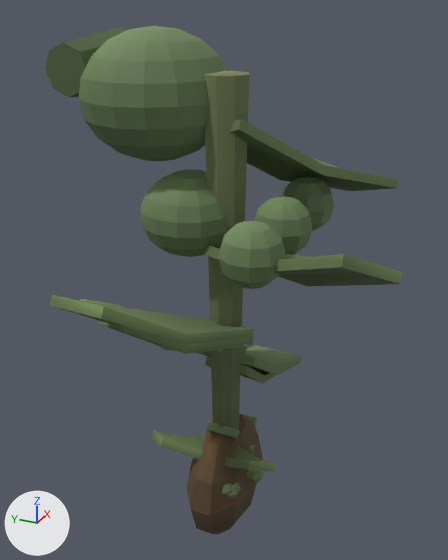
The glTF model assets/models/crop_pea_shooter.glb as it was, and as the next commit left it.
Before and after are seen from a camera (50 mm lens) standing at (-1.095, -0.487, 1.129) and looking at (0.033, 0.02, 0.565). The axes (+X, +Y, +Z) are drawn at lower left. The lights are the same throughout. The older version comes first. Where no turn or scale is listed for an object, it has been applied to the vertices. Vertices at exactly the same position are counted once.

Script lines for the objects in view, before the commit:
```python
ob_head = bpy.data.objects.new('head', me_sphere_005)
ob_head.location = (0.02, 0.16, 0.95)
ob_head2 = bpy.data.objects.new('head2', me_sphere_009)
ob_head2.location = (0.0, 0.08, 0.72)
ob_leaf2_002 = bpy.data.objects.new('leaf2.002', me_cube_010)
ob_leaf2_002.location = (-0.111, 0.067, 0.5)
ob_pod = bpy.data.objects.new('pod', me_sphere_006)
ob_pod.location = (-0.16, -0.12, 0.72)
ob_pod_001 = bpy.data.objects.new('pod.001', me_sphere_007)
ob_pod_001.location = (0.0, -0.12, 0.72)
ob_pod_002 = bpy.data.objects.new('pod.002', me_sphere_008)
ob_pod_002.location = (0.16, -0.12, 0.72)
ob_seed_001 = bpy.data.objects.new('seed.001', me_sphere_002)
ob_seed_001.location = (-0.078, -0.046, 0.094)
ob_seed_002 = bpy.data.objects.new('seed.002', me_sphere_003)
ob_seed_002.location = (-0.086, -0.035, 0.104)
ob_seed_003 = bpy.data.objects.new('seed.003', me_sphere_004)
ob_seed_003.location = (-0.014, -0.081, 0.102)
# also in view: 'sprout_leaf.002' at (-0.032, -0.045, 0.17); 'stalk' at (0.0, 0.0, 0.5); 'leaf' at (0.18, 0.0, 0.3); 'leaf.003' at (-0.088, -0.157, 0.69); 'leaf.004' at (0.14, -0.114, 0.82)
```
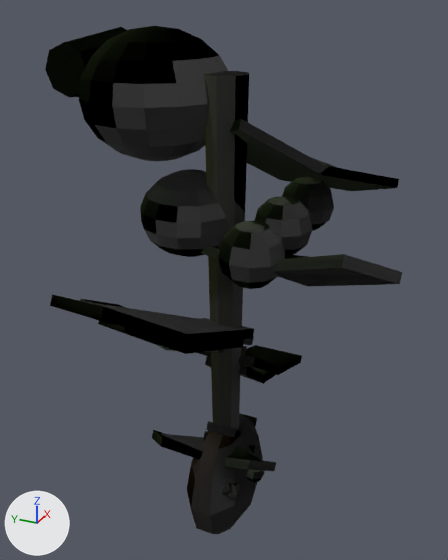
Changed parts and their boxes [x1, y1, x2, y2] in the pictures (448 x 560 px):
'head', surface changed (green to black)
    both: [79, 26, 228, 161]
'stalk', surface changed (green to black)
    both: [204, 71, 249, 435]
'head2', surface changed (green to black)
    both: [140, 169, 226, 257]
'seed_mound', surface changed (darker)
    both: [187, 414, 263, 534]
'leaf.004', surface changed (darker)
    both: [229, 119, 399, 191]
'leaf.002', surface changed (green to black)
    both: [50, 294, 254, 344]
'pod', surface changed (green to black)
    both: [218, 221, 285, 289]
'leaf.003', surface changed (green to black)
    both: [200, 245, 402, 287]
'barrel', surface changed (green to black)
    both: [45, 27, 127, 97]
'pod.001', surface changed (green to black)
    both: [254, 196, 312, 255]
'pod.002', surface changed (green to black)
    both: [282, 177, 334, 231]
'leaf', surface changed (green to black)
    both: [198, 345, 302, 375]
'leaf2.002', surface changed (green to black)
    both: [98, 321, 244, 354]
'sprout_leaf.001', surface changed (green to black)
    both: [152, 430, 255, 460]
'sprout_leaf.002', surface changed (green to black)
    both: [204, 431, 276, 471]
'leaf2', surface changed (green to black)
    both: [205, 356, 275, 384]
'sprout_leaf', surface changed (green to black)
    both: [206, 413, 257, 438]
'seed.003', surface changed (green to black)
    both: [246, 470, 265, 482]
'leaf.001', surface changed
    both: [80, 299, 254, 345]
'seed.001', surface changed
    both: [227, 482, 241, 498]
'leaf2.001', surface changed
    both: [158, 345, 247, 355]
'seed.002', surface changed
    both: [222, 483, 232, 494]

The change, as a list of edits to the scene's bpy script:
```text
Add img_nm_crop_leaf_dark:
    img_nm_crop_leaf_dark = load_image('NM_crop_leaf_dark', '_unpacked/NM_crop_leaf_dark', 512, 512, 'Non-Color')
Add img_nm_crop_stem:
    img_nm_crop_stem = load_image('NM_crop_stem', '_unpacked/NM_crop_stem', 512, 512, 'Non-Color')
Add img_nm_crop_leaf:
    img_nm_crop_leaf = load_image('NM_crop_leaf', '_unpacked/NM_crop_leaf', 512, 512, 'Non-Color')
Add img_nm_crop_disc:
    img_nm_crop_disc = load_image('NM_crop_disc', '_unpacked/NM_crop_disc', 512, 512, 'Non-Color')
Add img_nm_crop_green:
    img_nm_crop_green = load_image('NM_crop_green', '_unpacked/NM_crop_green', 512, 512, 'Non-Color')
Change mat_crop_green:
    add n4 = _N.new('ShaderNodeNormalMap'); n4.name = 'Normal Map'
    add n4.uv_map = 'UVMap'
    add n5 = _N.new('ShaderNodeTexImage'); n5.name = 'Image Texture'
    add n5.image = img_nm_crop_green
    where n0 = _N.new('ShaderNodeBsdfPrincipled'); n0.name = 'Principled BSDF'
    add _L.new(n4.outputs[0], n0.inputs[5])  # 'Normal' to 'Normal'
    add _L.new(n5.outputs[0], n4.inputs[1])  # 'Color' to 'Color'
Change mat_crop_disc:
    add n4 = _N.new('ShaderNodeNormalMap'); n4.name = 'Normal Map'
    add n4.uv_map = 'UVMap'
    add n5 = _N.new('ShaderNodeTexImage'); n5.name = 'Image Texture'
    add n5.image = img_nm_crop_disc
    where n0 = _N.new('ShaderNodeBsdfPrincipled'); n0.name = 'Principled BSDF'
    add _L.new(n4.outputs[0], n0.inputs[5])  # 'Normal' to 'Normal'
    add _L.new(n5.outputs[0], n4.inputs[1])  # 'Color' to 'Color'
Change mat_crop_leaf:
    add n4 = _N.new('ShaderNodeNormalMap'); n4.name = 'Normal Map'
    add n4.uv_map = 'UVMap'
    add n5 = _N.new('ShaderNodeTexImage'); n5.name = 'Image Texture'
    add n5.image = img_nm_crop_leaf
    where n0 = _N.new('ShaderNodeBsdfPrincipled'); n0.name = 'Principled BSDF'
    add _L.new(n4.outputs[0], n0.inputs[5])  # 'Normal' to 'Normal'
    add _L.new(n5.outputs[0], n4.inputs[1])  # 'Color' to 'Color'
Change mat_crop_stem:
    add n4 = _N.new('ShaderNodeNormalMap'); n4.name = 'Normal Map'
    add n4.uv_map = 'UVMap'
    add n5 = _N.new('ShaderNodeTexImage'); n5.name = 'Image Texture'
    add n5.image = img_nm_crop_stem
    where n0 = _N.new('ShaderNodeBsdfPrincipled'); n0.name = 'Principled BSDF'
    add _L.new(n4.outputs[0], n0.inputs[5])  # 'Normal' to 'Normal'
    add _L.new(n5.outputs[0], n4.inputs[1])  # 'Color' to 'Color'
Change mat_crop_leaf_dark:
    add n4 = _N.new('ShaderNodeNormalMap'); n4.name = 'Normal Map'
    add n4.uv_map = 'UVMap'
    add n5 = _N.new('ShaderNodeTexImage'); n5.name = 'Image Texture'
    add n5.image = img_nm_crop_leaf_dark
    where n0 = _N.new('ShaderNodeBsdfPrincipled'); n0.name = 'Principled BSDF'
    add _L.new(n4.outputs[0], n0.inputs[5])  # 'Normal' to 'Normal'
    add _L.new(n5.outputs[0], n4.inputs[1])  # 'Color' to 'Color'
Change me_sphere_005:
    where me_sphere_005.from_pydata(...)  # 146 vertices, 288 faces; spans x -0.16..0.16, y -0.152..0.152, z -0.128..0.128
    used by ob_head; location = (0.02, 0.16, 0.95)
    me_sphere_005 part 1: 260 kept faces spanning x -0.16..0.16, y -0.152..0.152, z -0.128..0.128 get new vertex colours; the middle colour goes from grey #ababab to grey #9d9d9d
```
